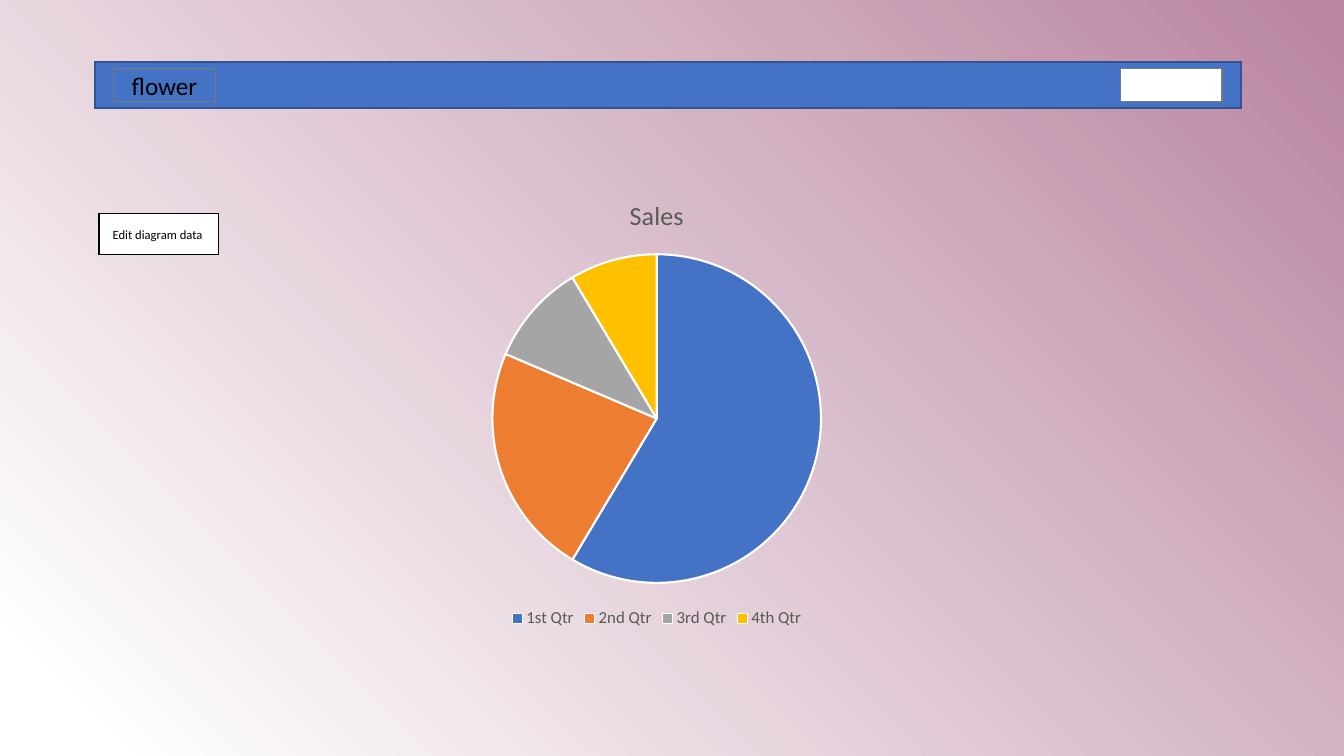
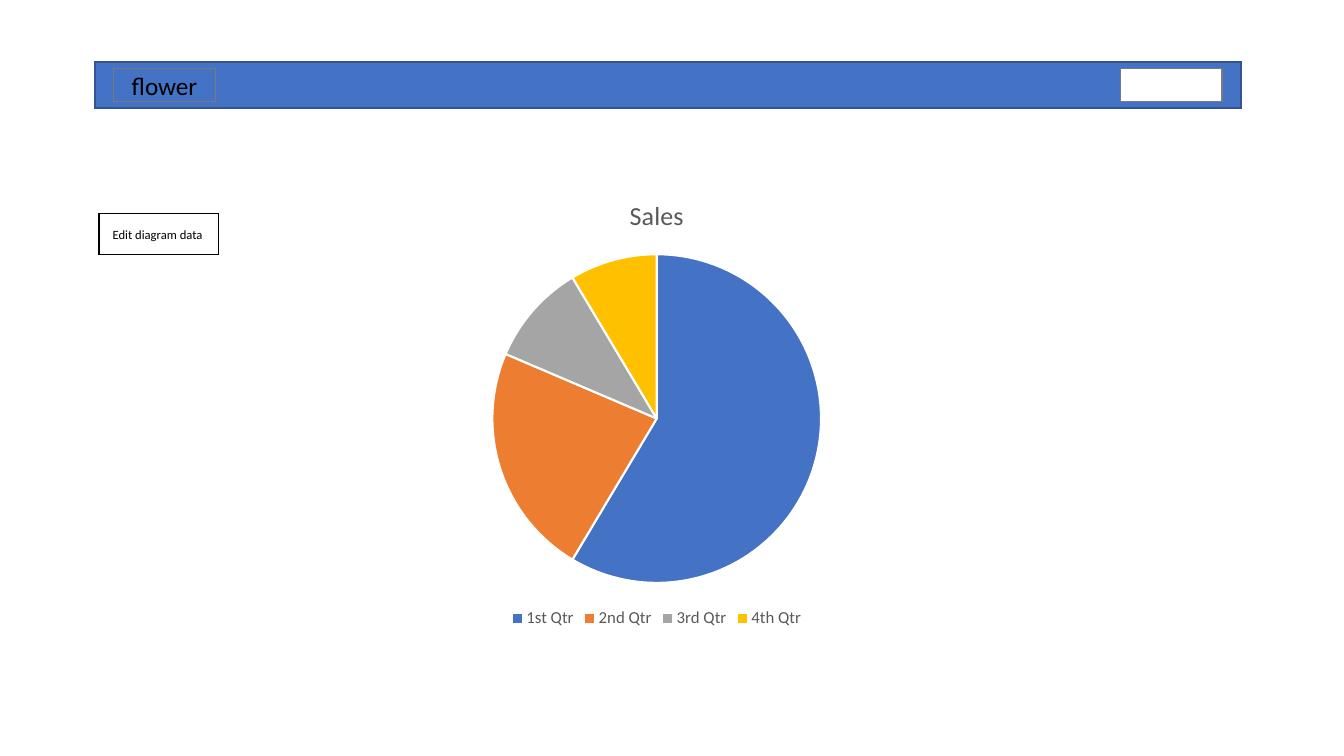
Before and after one commit to nizanf/Flower, a slide deck: slide 3 of src/assets/img/Presentation2 - application.pptx (slide 2 before the commit). Drawn at 1344x756 pixels with LibreOffice and Linux fonts; fonts in the diff are those of the drawing; background and template pictures are left out. Boxes give left, top, right and bottom in pixels: in the first picture for what was removed or moved away, otherwise in the second. Text is boxed around its words. In the diff, an @@ line names an element or a change of style, - is before the commit and + after.

```diff
--- a/src/assets/img/Presentation2 - application.pptx
+++ b/src/assets/img/Presentation2 - application.pptx
@@ background gradient #B9859F to #FFFFFF to #FFFFFF @@
```
Also in this commit, not shown: 1 other slide changed, 1 slide added, 2 other files.
